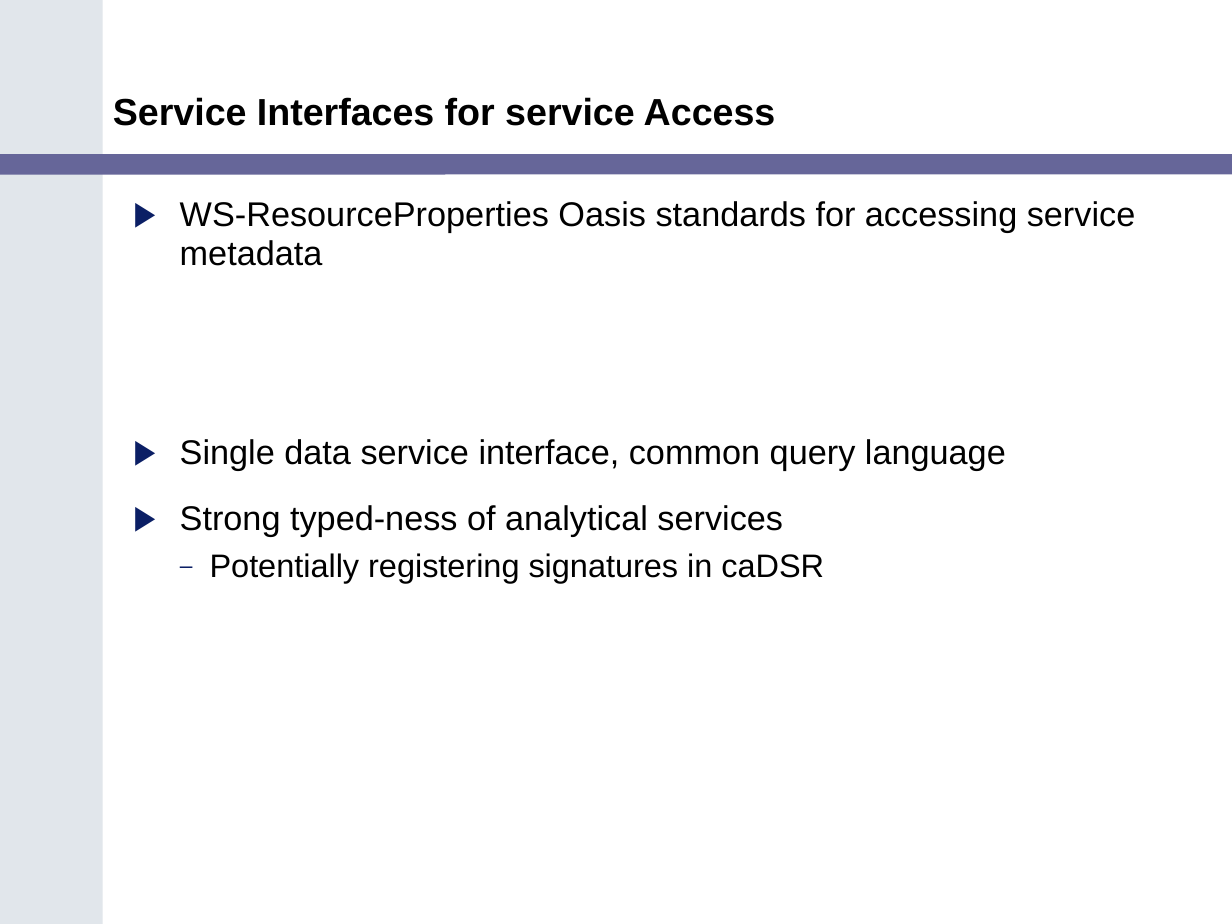
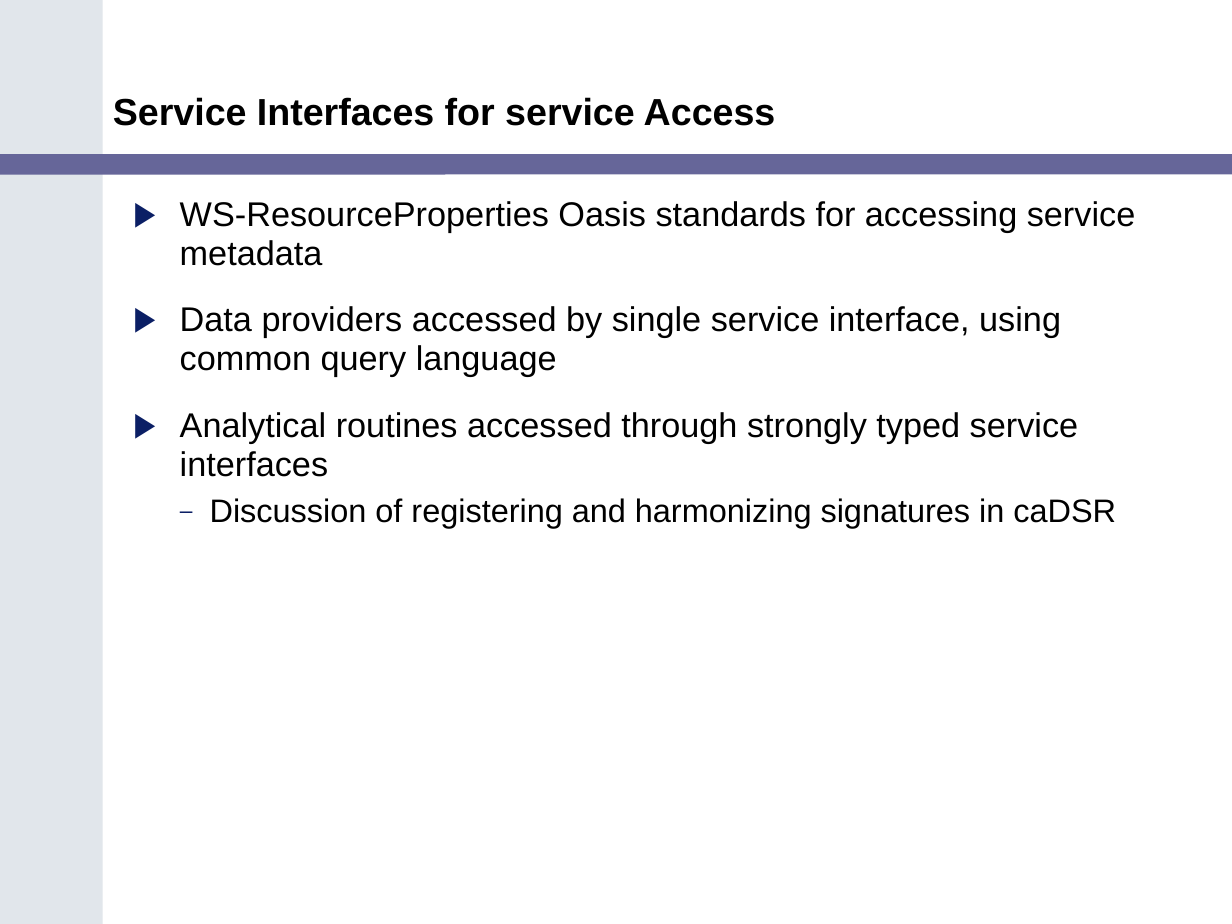
Before and after one commit to NCIP/cagrid-portal, a slide deck: slide 5 of cagrid-1-0/Documentation/presentations/200602_VCDE_ARCH/Gold_Review_Arch_VCDE_Feb1.ppt. Drawn at 1232x924 pixels with LibreOffice and Linux fonts; fonts in the diff are those of the drawing; background and template pictures are left out. Boxes give left, top, right and bottom in pixels: in the first picture for what was removed or moved away, otherwise in the second. Text is boxed around its words. In the diff, an @@ line names an element or a change of style, - is before the commit and + after.

```diff
--- a/cagrid-1-0/Documentation/presentations/200602_VCDE_ARCH/Gold_Review_Arch_VCDE_Feb1.ppt
+++ b/cagrid-1-0/Documentation/presentations/200602_VCDE_ARCH/Gold_Review_Arch_VCDE_Feb1.ppt
@@ text at (x1=180, y1=306, x2=1116, y2=528): text changed @@
-▶ Single data service interface, common query language
-▶ Strong typed-ness of analytical services
-  – Potentially registering signatures in caDSR
+▶ Data providers accessed by single service interface, using common query language
+▶ Analytical routines accessed through strongly typed service interfaces
+  – Discussion of registering and harmonizing signatures in caDSR
```
Also in this commit, not shown: 6 other slides changed.
